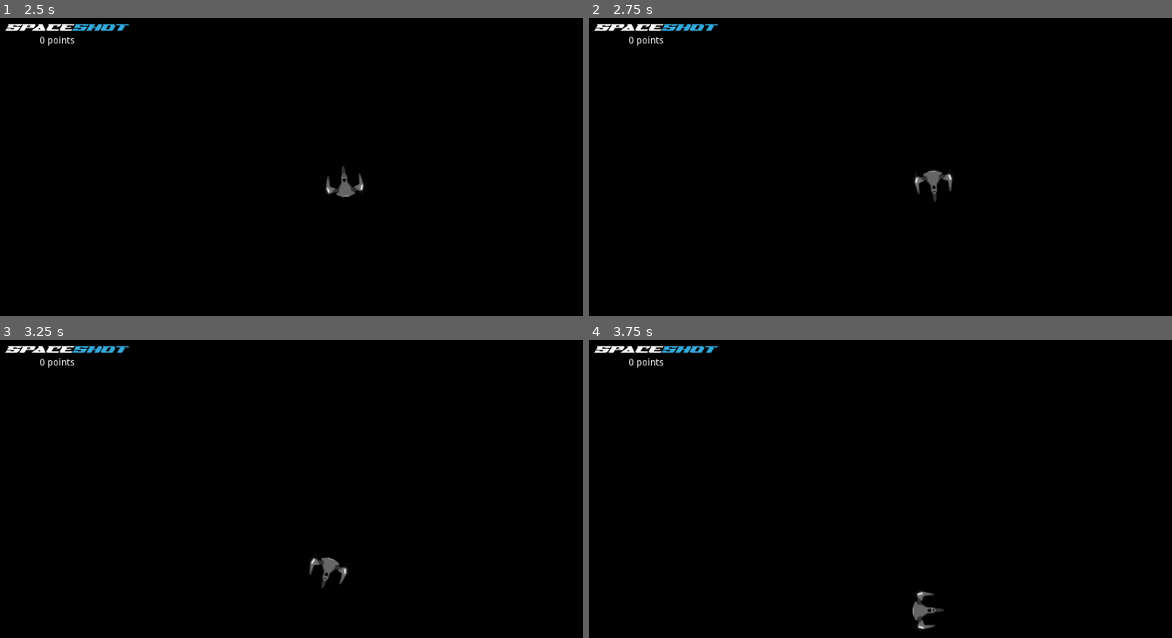
Above: before the commit, frames 1-4 (two rows, left to right).
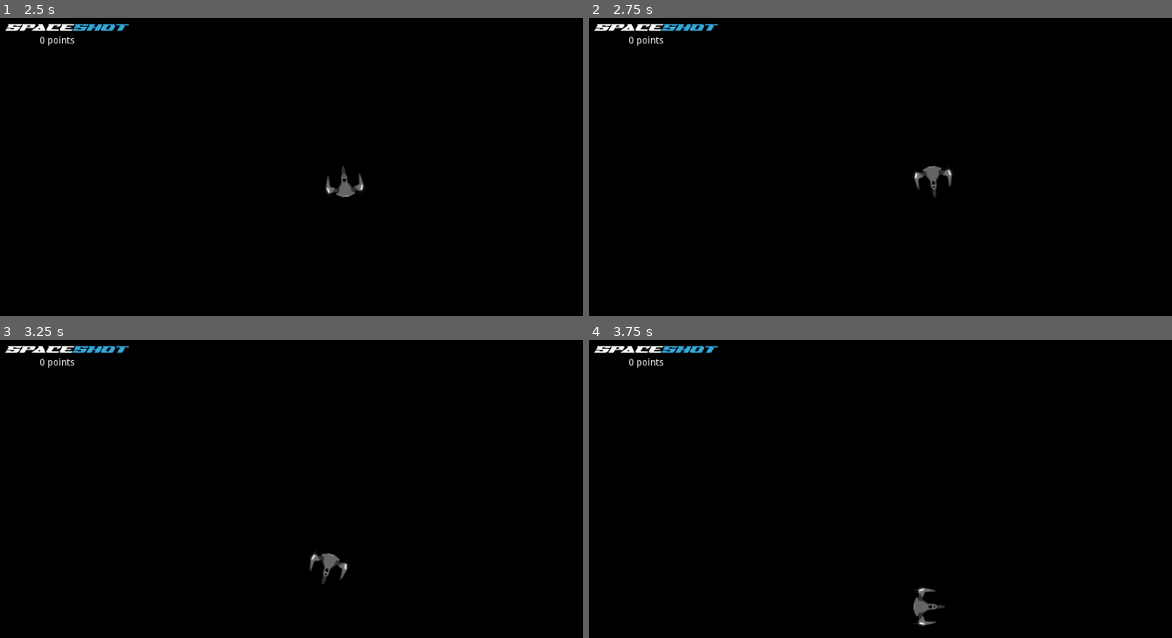
Above: after the commit, the same moments.

Repository: christolord3/Jeux-2D-A2020-Devoirs
Game: Godot game, scene res://scenes/Main.tscn
The game is run twice, just before and just after one commit, with the same random seed, the same clock (stepped at 60 frames per second) and the same inputs.
Inputs (mouse positions are in pixels of both pictures, inside the frame that each line leads up to):
- Up to frame 1 (2.5 s): tap Enter at 0.5 s; move the mouse to (501, 199) at 0.52 s; hold W (ui_up) 0.53-1.28 s; click (501, 199) at 0.67 s; tap Space at 1.25 s; move the mouse to (204, 241) at 1.27 s; move the mouse to (343, 187) at 2.02 s; hold W (ui_up) from 2.03 s (still down); click (343, 187) at 2.17 s
- Up to frame 2 (2.75 s): keep holding W (ui_up)
- Up to frame 3 (3.25 s): keep holding W (ui_up); move the mouse to (308, 623) at 2.77 s; click (308, 623) at 2.92 s
- Up to frame 4 (3.75 s): move the mouse to (1142, 605) at 3.52 s; release W (ui_up) at 3.53 s

Frame 1 is identical in both runs. In frame 2, 0.3% of the frame differs, in the area x 55-63%, y 49-62%; in frame 3, 0.3%; in frame 4, 0.3%, in the area x 55-62%, y 83-98%.

Commit message:
Ajustement au joueur
Il ne devrait pas avancer si le curseur est plus proche q

Diff:
--- a/Devoir 4/JeuSpaceShot/scripts/Joueur.gd
+++ b/Devoir 4/JeuSpaceShot/scripts/Joueur.gd
@@ -27,7 +27,7 @@
 	if avancer:
 		#Si la distance entre la souris et le joueur est plus grand 30 pixels
 		#On bouge selon la vitesse prévue
-		if dir.length() > 5:
+		if dir.length() > 30:
 			vitesse = 200;
 			velocite = Vector2(vitesse, 0).rotated(rotation)
 	else:
@@ -43,6 +43,7 @@
 func teleporter():
 	if position.x <= 10:
 		position.x = 1013;
+		position.rotated(rotation)
 	elif position.x >= 1013:
 		position.x = 10;
 	elif position.y <= 10:
